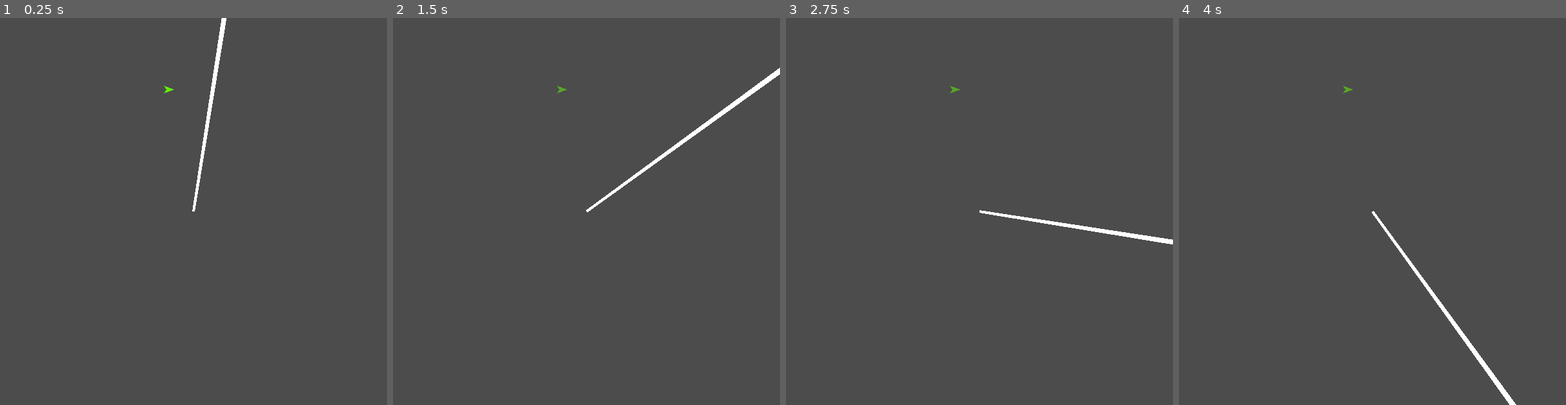
Above: before the commit, frames 1-4 (left to right).
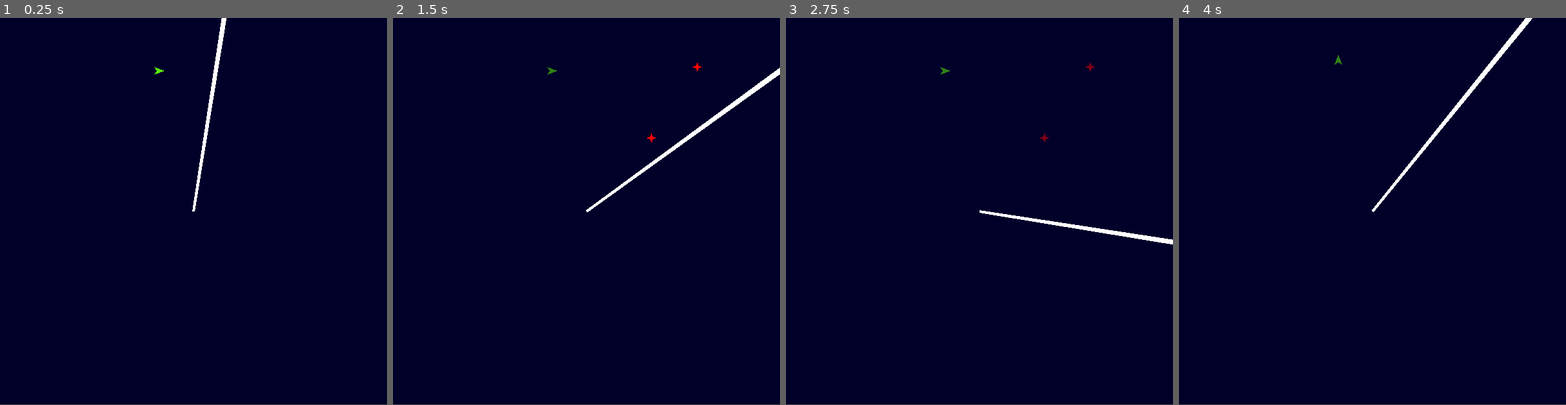
Above: after the commit, the same moments.

Repository: averyhiebert/LD51
Game: Godot game, scene res://SandboxScene.tscn
Two runs of this game, one before a commit and one after it. Both use one fixed random seed, a clock stepped at 60 frames per second and the inputs below.
Inputs:
- Up to frame 1 (0.25 s): no input
- Up to frame 2 (1.5 s): hold Right (ui_right) 0.53-1.28 s; hold Down (ui_down) from 1.28 s (still down)
- Up to frame 3 (2.75 s): release Down (ui_down) at 2.03 s; hold Right (ui_right) from 2.03 s (still down)
- Up to frame 4 (4 s): release Right (ui_right) at 2.78 s; hold Up (ui_up) 2.78-3.53 s; hold Left (ui_left) from 3.53 s (still down)

The runs differ from the first frame. In frame 1, 99% of the frame differs, in the area x 0-100%, y 0-100%; in frame 2, 99%; in frame 3, 99%; in frame 4, 100%.

Commit message:
Fix architecture & add mines + death

Diff:
--- a/SandboxScene.tscn
+++ b/SandboxScene.tscn
@@ -1,52 +1,54 @@
-[gd_scene load_steps=6 format=2]
+[gd_scene load_steps=5 format=2]
 
-[ext_resource path="res://dots/Dot.tscn" type="PackedScene" id=1]
-[ext_resource path="res://dots/PlayerController.gd" type="Script" id=2]
-[ext_resource path="res://scanner/ScanArea.tscn" type="PackedScene" id=3]
-[ext_resource path="res://scanner/RadarScanner.gd" type="Script" id=4]
-
-[sub_resource type="Animation" id=1]
-resource_name = "scanner_rotating"
-length = 10.0
-loop = true
-tracks/0/type = "value"
-tracks/0/path = NodePath(".:rotation_degrees")
-tracks/0/interp = 1
-tracks/0/loop_wrap = true
-tracks/0/imported = false
-tracks/0/enabled = true
-tracks/0/keys = {
-"times": PoolRealArray( 0, 5, 10, 10.5 ),
-"transitions": PoolRealArray( 1, 1, 1, 1 ),
-"update": 0,
-"values": [ 0.0, 180.0, 360.0, 359.0 ]
-}
+[ext_resource path="res://scanner/RadarScanner.tscn" type="PackedScene" id=1]
+[ext_resource path="res://entities/PlayerController.gd" type="Script" id=2]
+[ext_resource path="res://entities/SpaceMine.tscn" type="PackedScene" id=3]
+[ext_resource path="res://entities/GreenArrow.tscn" type="PackedScene" id=5]
 
 [node name="Node2D" type="Node2D"]
 
-[node name="Dot" parent="." instance=ExtResource( 1 )]
-position = Vector2( 262, 111 )
+[node name="CanvasLayer" type="CanvasLayer" parent="."]
+layer = -1
 
-[node name="PlayerController" type="Node" parent="Dot"]
+[node name="ColorRect" type="ColorRect" parent="CanvasLayer"]
+margin_right = 600.0
+margin_bottom = 599.0
+color = Color( 0, 0, 0.160784, 1 )
+
+[node name="RadarScanner" parent="." instance=ExtResource( 1 )]
+
+[node name="Player" parent="." instance=ExtResource( 5 )]
+position = Vector2( 247, 82 )
+
+[node name="Node" type="Node" parent="Player"]
 script = ExtResource( 2 )
 
-[node name="RadarScanner" type="Node2D" parent="."]
-position = Vector2( 300, 300 )
-script = ExtResource( 4 )
+[node name="SpaceMine" parent="." instance=ExtResource( 3 )]
+position = Vector2( 401, 186 )
 
-[node name="Polygon2D" type="Polygon2D" parent="RadarScanner"]
-polygon = PoolVector2Array( -2, 0, -5, -500, 5, -500, 2, 0 )
+[node name="SpaceMine2" parent="." instance=ExtResource( 3 )]
+position = Vector2( 89, 271 )
 
-[node name="ScanArea" parent="RadarScanner" instance=ExtResource( 3 )]
-position = Vector2( 1, -1 )
-collision_layer = 4
-collision_mask = 3
+[node name="SpaceMine3" parent="." instance=ExtResource( 3 )]
+position = Vector2( 205, 497 )
 
-[node name="CollisionPolygon2D" type="CollisionPolygon2D" parent="RadarScanner/ScanArea"]
-polygon = PoolVector2Array( -6, 0, -196, -486, -18, -499 )
+[node name="SpaceMine4" parent="." instance=ExtResource( 3 )]
+position = Vector2( 346, 434 )
 
-[node name="AnimationPlayer" type="AnimationPlayer" parent="."]
-root_node = NodePath("../RadarScanner")
-autoplay = "scanner_rotating"
-playback_process_mode = 0
-anims/scanner_rotating = SubResource( 1 )
+[node name="SpaceMine5" parent="." instance=ExtResource( 3 )]
+position = Vector2( 68, 485 )
+
+[node name="SpaceMine6" parent="." instance=ExtResource( 3 )]
+position = Vector2( 139, 157 )
+
+[node name="SpaceMine7" parent="." instance=ExtResource( 3 )]
+position = Vector2( 198, 293 )
+
+[node name="SpaceMine8" parent="." instance=ExtResource( 3 )]
+position = Vector2( 469, 347 )
+
+[node name="SpaceMine9" parent="." instance=ExtResource( 3 )]
+position = Vector2( 484, 532 )
+
+[node name="SpaceMine10" parent="." instance=ExtResource( 3 )]
+position = Vector2( 472, 76 )
--- /dev/null
+++ b/entities/Dot.tscn
@@ -0,0 +1,16 @@
+[gd_scene load_steps=2 format=2]
+
+[ext_resource path="res://entities/Scannable.gd" type="Script" id=1]
+
+[node name="Dot" type="KinematicBody2D"]
+collision_mask = 0
+script = ExtResource( 1 )
+
+[node name="sprite" type="Polygon2D" parent="."]
+color = Color( 0.384314, 1, 0, 0.917647 )
+polygon = PoolVector2Array( 8, 0, -8, 6, -4, 0, -8, -6 )
+
+[node name="CollisionPolygon2D" type="CollisionPolygon2D" parent="."]
+visible = false
+position = Vector2( 0, 2 )
+polygon = PoolVector2Array( 8, -2, -8, 4, -4, -2, -8, -8 )
--- a/dots/Dot.tscn
+++ b/entities/GreenArrow.tscn
@@ -1,9 +1,9 @@
 [gd_scene load_steps=2 format=2]
 
-[ext_resource path="res://dots/Scannable.gd" type="Script" id=1]
+[ext_resource path="res://entities/Scannable.gd" type="Script" id=1]
 
-[node name="Dot" type="KinematicBody2D"]
-collision_mask = 0
+[node name="Arrow" type="KinematicBody2D"]
+collision_mask = 2
 script = ExtResource( 1 )
 
 [node name="sprite" type="Polygon2D" parent="."]
--- a/dots/PlayerController.gd
+++ b/entities/PlayerController.gd
@@ -1,5 +1,4 @@
-# Should be attached as a child of a kinematic body.
-# Allows said kinematic body to be controlled by the player.
+# Assumes that parent is a ScannableBody
 
 class_name PlayerController
 
@@ -10,6 +9,7 @@
 const DAMPING = 0.95
 
 var velocity = Vector2(0,0)
+var dying = false
 
 var player = null
 
@@ -20,6 +20,9 @@
 
 func handle_key_input(delta):
 	var heading = Vector2(0,0)
+
+	if dying:
+		return heading # No steering while dying.
 
 	if Input.is_action_pressed("ui_left"):
 		heading.x = -1
@@ -44,9 +47,16 @@
 	velocity = velocity + heading.normalized()*ACCELERATION*delta
 	velocity = velocity * DAMPING
 
-	# warning-ignore:return_value_discarded
+	player.set_rotation(velocity.angle())
 	player.move_and_slide(velocity*delta,Vector2(0,-1))
-	player.set_rotation(velocity.angle())
+
+	for i in player.get_slide_count():
+		var collision = player.get_slide_collision(i)
+		if collision.collider.is_hazardous:
+			player_die()
 
 func player_die():
+	dying = true
 	print("Player died")
+	yield(get_tree().create_timer(0.5), "timeout")
+	get_tree().reload_current_scene()
--- a/dots/Scannable.gd
+++ b/entities/Scannable.gd
@@ -1,20 +1,22 @@
-# Note: requires a child which is a Polygon2D
+# Note: requires a child which is a Polygon2D.
+#  MUST BE USED AS THE ROOT OF A PACKED SCENE in order for
 class_name ScannableBody
 
 extends KinematicBody2D
 
 export var is_ghost = false
+export var is_hazardous = false
 
 signal died
 
-var dot_scene = null # Slightly hacky since preload doesn't want to work, apparently?
+var self_scene = null # Slightly hacky.
 
 var image = null # The child representing the visual representation of this kinematic body
 						# (So a sprite, basically, although actually a Polygon2D in this case)
 
 # Called when the node enters the scene tree for the first time.
 func _ready():
-	dot_scene = load("res://dots/Dot.tscn")
+	self_scene = load(filename) # Note: this only works if node is root of an instanced scene!
 
 	# Check for necessary children:
 	for N in get_children():
@@ -24,7 +26,11 @@
 	assert(image != null,"Error: Scannable object with no image child")
 
 	if is_ghost:
-		image.color.a = 0.5
+		collision_layer = 0 # No collide with anything (?)
+		image.color.a = 0.5 # Should be transparent (TODO FADE OUT)
+	else:
+		# Invisible by default
+		visible = false
 
 func _processs():
 	pass
@@ -45,17 +51,17 @@
 func create_ghost():
 	# Create a non-moving duplicate of self
 	# TODO Fade out slowly over 10 seconds.
-	var new_dot = dot_scene.instance()
+	var new_node = self_scene.instance()
+	# New dot must be in ghost-mode, not fully-moving mode.
+	new_node.is_ghost = true
 
-	# New dot must be in ghost-mode, not fully-moving mode.
-	new_dot.is_ghost = true
-	# Give all the same properties as self
-	new_dot.transform = transform
+	# Make all modified properties match:
+	new_node.transform = transform
 
 	# TODO Make it fade out and die after 10 seconds.
 
 	# Add to scene.
-	get_parent().add_child(new_dot)
+	get_parent().add_child(new_node)
 
 func die():
 	emit_signal("died")
--- /dev/null
+++ b/entities/SpaceMine.tscn
@@ -0,0 +1,17 @@
+[gd_scene load_steps=2 format=2]
+
+[ext_resource path="res://entities/Scannable.gd" type="Script" id=1]
+
+[node name="SpaceMine" type="KinematicBody2D"]
+script = ExtResource( 1 )
+is_hazardous = true
+
+[node name="Polygon2D" type="Polygon2D" parent="."]
+color = Color( 1, 0, 0, 1 )
+polygon = PoolVector2Array( 0, -8, 2, -2, 8, 0, 2, 2, 0, 8, -2, 2, -8, 0, -2, -2 )
+__meta__ = {
+"_edit_lock_": true
+}
+
+[node name="CollisionPolygon2D" type="CollisionPolygon2D" parent="."]
+polygon = PoolVector2Array( 0, -8, 2, -2, 8, 0, 2, 2, 0, 8, -2, 2, -8, 0, -2, -2 )
--- a/project.godot
+++ b/project.godot
@@ -12,12 +12,12 @@
 "base": "Node",
 "class": "PlayerController",
 "language": "GDScript",
-"path": "res://dots/PlayerController.gd"
+"path": "res://entities/PlayerController.gd"
 }, {
 "base": "KinematicBody2D",
 "class": "ScannableBody",
 "language": "GDScript",
-"path": "res://dots/Scannable.gd"
+"path": "res://entities/Scannable.gd"
 } ]
 _global_script_class_icons={
 "PlayerController": "",
@@ -41,6 +41,7 @@
 2d_physics/layer_1="green_arrows"
 2d_physics/layer_2="red_stars"
 2d_physics/layer_3="scan_area"
+2d_physics/layer_4="ghosts"
 
 [physics]
 
--- a/scanner/RadarScanner.gd
+++ /dev/null
@@ -1,17 +0,0 @@
-extends Node2D
-
-
-# Declare member variables here. Examples:
-# var a = 2
-# var b = "text"
-
-
-# Called when the node enters the scene tree for the first time.
-func _ready():
-	pass # Replace with function body.
-	#$AnimationPlayer.play()
-
-
-# Called every frame. 'delta' is the elapsed time since the previous frame.
-#func _process(delta):
-#	pass
--- /dev/null
+++ b/scanner/RadarScanner.tscn
@@ -0,0 +1,39 @@
+[gd_scene load_steps=3 format=2]
+
+[ext_resource path="res://scanner/ScanArea.tscn" type="PackedScene" id=3]
+
+[sub_resource type="Animation" id=1]
+resource_name = "scanner_rotating"
+length = 10.0
+loop = true
+tracks/0/type = "value"
+tracks/0/path = NodePath(".:rotation_degrees")
+tracks/0/interp = 1
+tracks/0/loop_wrap = true
+tracks/0/imported = false
+tracks/0/enabled = true
+tracks/0/keys = {
+"times": PoolRealArray( 0, 5, 10, 10.5 ),
+"transitions": PoolRealArray( 1, 1, 1, 1 ),
+"update": 0,
+"values": [ 0.0, 180.0, 360.0, 359.0 ]
+}
+
+[node name="RadarScanner" type="Node2D"]
+position = Vector2( 300, 300 )
+
+[node name="Polygon2D" type="Polygon2D" parent="."]
+polygon = PoolVector2Array( -2, 0, -5, -500, 5, -500, 2, 0 )
+
+[node name="ScanArea" parent="." instance=ExtResource( 3 )]
+position = Vector2( 1, -1 )
+collision_layer = 4
+collision_mask = 3
+
+[node name="CollisionPolygon2D" type="CollisionPolygon2D" parent="ScanArea"]
+polygon = PoolVector2Array( -6, 0, -196, -486, -18, -499 )
+
+[node name="AnimationPlayer" type="AnimationPlayer" parent="."]
+autoplay = "scanner_rotating"
+playback_process_mode = 0
+anims/scanner_rotating = SubResource( 1 )
